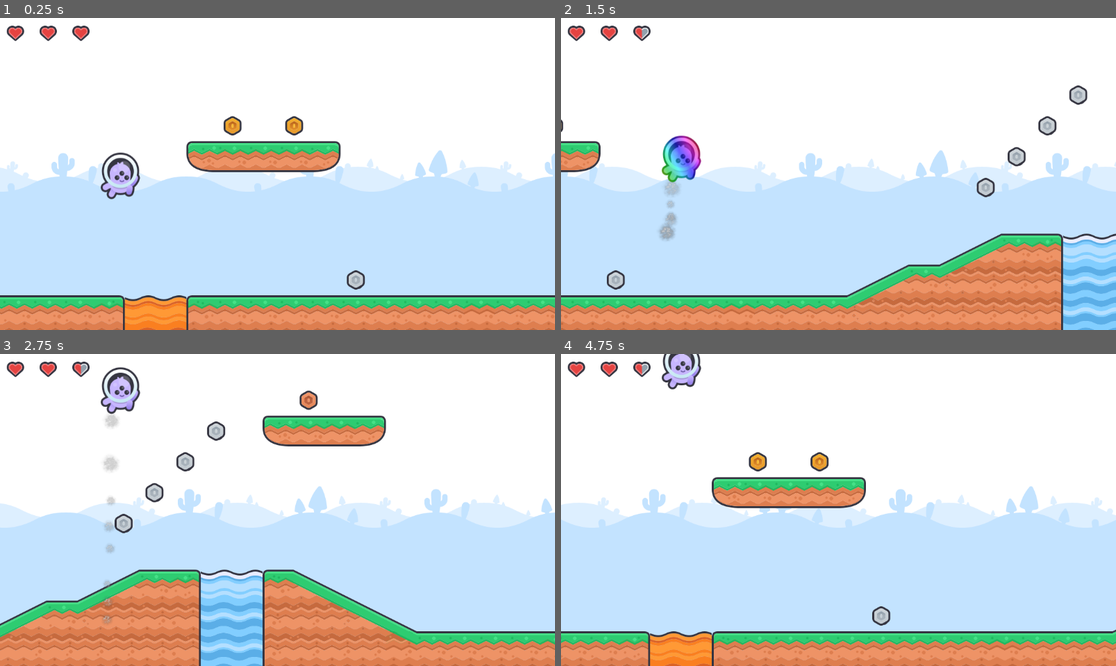
Above: before the commit, frames 1-4 (two rows, left to right).
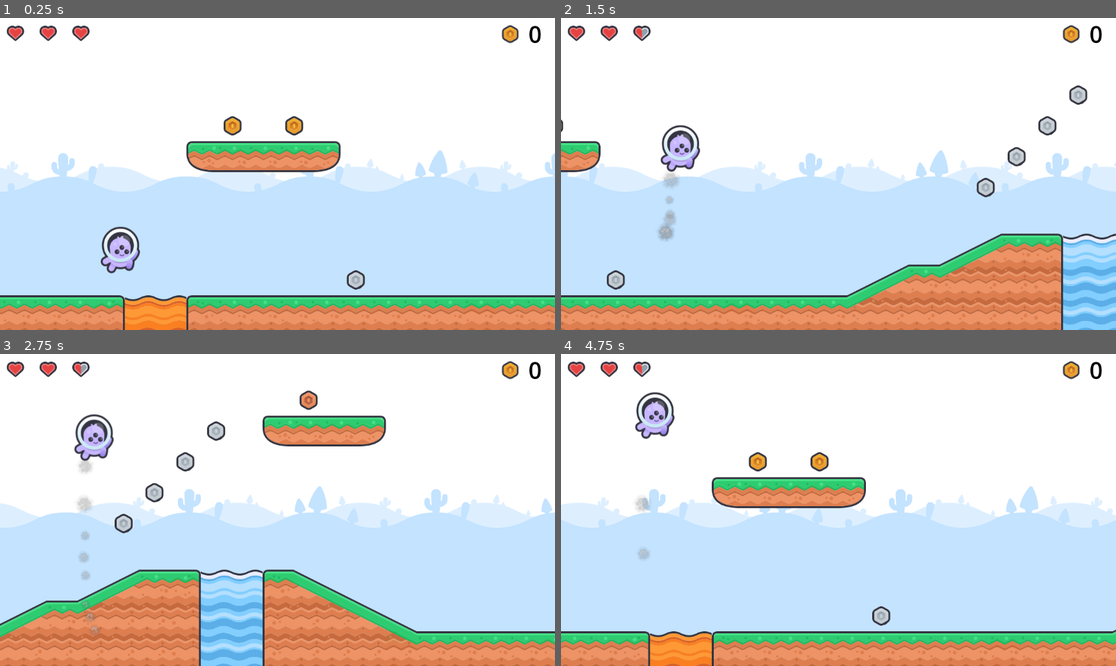
Above: after the commit, the same moments.

Repository: smarthall/20games
Game: Godot game, scene res://infinite_level.tscn
The game is run twice, just before and just after one commit, with the same random seed, the same clock (stepped at 60 frames per second) and the same inputs.
Inputs:
- Up to frame 1 (0.25 s): no input
- Up to frame 2 (1.5 s): hold Space (jetpack) 0.53-1.28 s; tap Space (jetpack) at 1.35 s
- Up to frame 3 (2.75 s): hold Space (jetpack) from 2.03 s (still down)
- Up to frame 4 (4.75 s): release Space (jetpack) at 2.78 s; tap Space (jetpack) at 2.85, 4.35 s; hold Space (jetpack) 3.53-4.28 s

The runs differ from the first frame. In frame 1, 1.7% of the frame differs, in the area x 18-98%, y 2-82%; in frame 2, 1.4%; in frame 3, 2.4%, in the area x 13-98%, y 2-90%; in frame 4, 1.8%.

Commit message:
Initial coin counting

Diff:
--- a/jetpack-joyride/hud.gd
+++ b/jetpack-joyride/hud.gd
@@ -2,8 +2,10 @@
 class_name HUD
 
 @export var hp: int = 6: set=set_hp, get=get_hp
+@export var coins: int = 0: set=set_coin_count, get=get_coin_count
 
-@onready var hearts_bar := $Control/Top/HeartsBar
+@onready var hearts_bar := $Control/HeartsBar
+@onready var coin_label := $Control/MarginContainer/HBoxContainer/CoinCount
 
 func set_hp(value: int) -> void:
 	hp = value
@@ -12,8 +14,19 @@
 func get_hp() -> int:
 	return hp
 
+func set_coin_count(value: int) -> void:
+	coins = value
+	update_coin_count()
+
+func get_coin_count() -> int:
+	return coins
+
 func update_hearts_bar() -> void:
 	hearts_bar.hp = hp
 
+func update_coin_count() -> void:
+	coin_label.text = str(coins)
+
 func _ready() -> void:
 	set_hp(hp)
+	set_coin_count(coins)
--- a/jetpack-joyride/hud.tscn
+++ b/jetpack-joyride/hud.tscn
@@ -1,10 +1,15 @@
-[gd_scene load_steps=6 format=3 uid="uid://bksdsctf17ckc"]
+[gd_scene load_steps=8 format=3 uid="uid://bksdsctf17ckc"]
 
 [ext_resource type="Script" uid="uid://d0mdwc8siycvs" path="res://hud.gd" id="1_37p78"]
 [ext_resource type="Texture2D" uid="uid://blyqkm1n222ql" path="res://Resources/hud/heart.svg" id="2_64ctp"]
 [ext_resource type="Script" uid="uid://qgfccohbb0xx" path="res://HeartBar/health_bar.gd" id="2_a2258"]
 [ext_resource type="Texture2D" uid="uid://ceogm1vayw6c" path="res://Resources/hud/heart_half.svg" id="4_1xsix"]
 [ext_resource type="Texture2D" uid="uid://dp7im3hupy76i" path="res://Resources/hud/heart_empty.svg" id="5_rftc2"]
+[ext_resource type="Texture2D" uid="uid://c60b4n803djan" path="res://Resources/hud/coin.svg" id="6_1xsix"]
+
+[sub_resource type="LabelSettings" id="LabelSettings_1xsix"]
+font_size = 48
+font_color = Color(0, 0, 0, 1)
 
 [node name="HUD" type="CanvasLayer"]
 script = ExtResource("1_37p78")
@@ -17,16 +22,36 @@
 grow_horizontal = 2
 grow_vertical = 2
 
-[node name="Top" type="HBoxContainer" parent="Control"]
+[node name="HeartsBar" type="HBoxContainer" parent="Control"]
 layout_mode = 1
-anchors_preset = 10
-anchor_right = 1.0
-grow_horizontal = 2
-
-[node name="HeartsBar" type="HBoxContainer" parent="Control/Top"]
-layout_mode = 2
+offset_right = 200.0
+offset_bottom = 64.0
+size_flags_horizontal = 0
 script = ExtResource("2_a2258")
 heart_full = ExtResource("2_64ctp")
 heart_half = ExtResource("4_1xsix")
 heart_empty = ExtResource("5_rftc2")
 metadata/_custom_type_script = "uid://qgfccohbb0xx"
+
+[node name="MarginContainer" type="MarginContainer" parent="Control"]
+layout_mode = 1
+anchors_preset = 1
+anchor_left = 1.0
+anchor_right = 1.0
+offset_left = -126.0
+offset_bottom = 67.0
+grow_horizontal = 0
+theme_override_constants/margin_right = 15
+
+[node name="HBoxContainer" type="HBoxContainer" parent="Control/MarginContainer"]
+layout_mode = 2
+
+[node name="Sprite2D" type="TextureRect" parent="Control/MarginContainer/HBoxContainer"]
+layout_mode = 2
+texture = ExtResource("6_1xsix")
+expand_mode = 3
+
+[node name="CoinCount" type="Label" parent="Control/MarginContainer/HBoxContainer"]
+layout_mode = 2
+text = "000"
+label_settings = SubResource("LabelSettings_1xsix")
--- a/jetpack-joyride/infinite_level.gd
+++ b/jetpack-joyride/infinite_level.gd
@@ -46,3 +46,5 @@
 	print("Player picked up item from ", body, " at ", coords)
 
 	body.erase_cell(coords)
+
+	hud.coins += 1
--- a/jetpack-joyride/infinite_level.tscn
+++ b/jetpack-joyride/infinite_level.tscn
@@ -75,7 +75,7 @@
 tile_set = ExtResource("8_vkx08")
 
 [node name="Player" parent="." instance=ExtResource("5_87hkk")]
-position = Vector2(250, 246)
+position = Vector2(250, 400)
 
 [node name="Area2D" type="Area2D" parent="."]
 position = Vector2(-10, 224)
